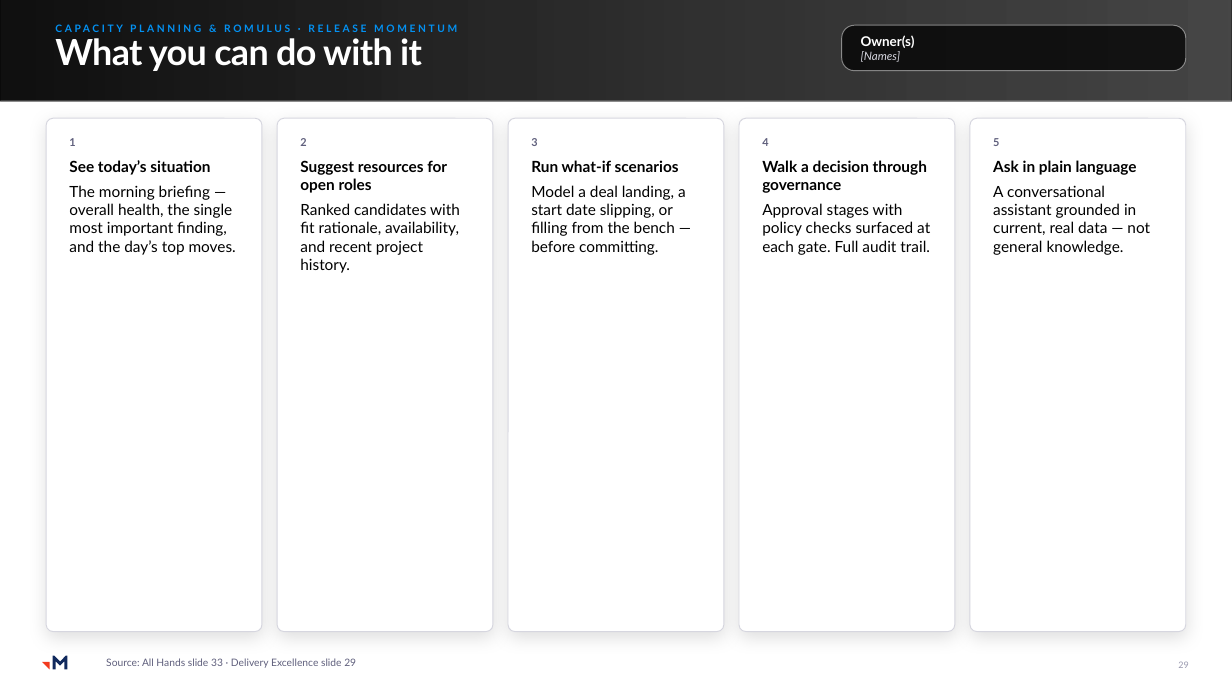
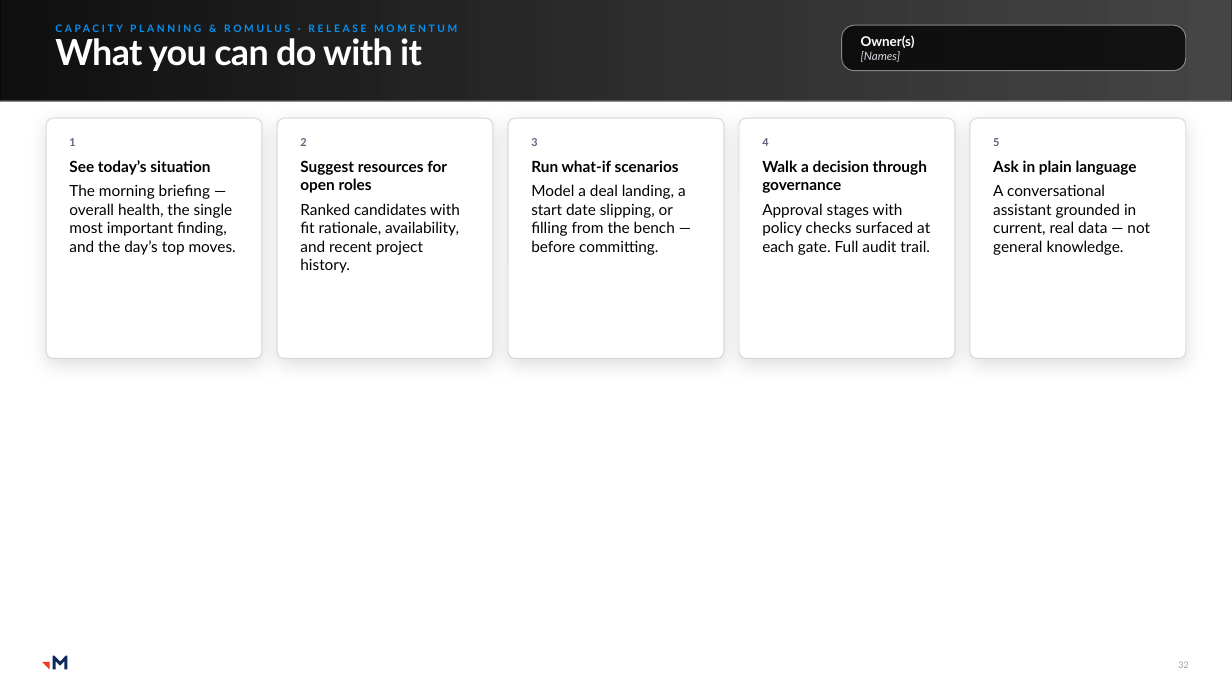
Before and after one commit to RachelHarrisMerkle/BasicMerkle, a slide deck: slide 32 of Priorities_Master.pptx (slide 29 before the commit). Drawn at 1232x693 pixels with LibreOffice and Linux fonts; fonts in the diff are those of the drawing; grey boxes stand for pictures. Boxes give left, top, right and bottom in pixels: in the first picture for what was removed or moved away, otherwise in the second. Text is boxed around its words. In the diff, an @@ line names an element or a change of style, - is before the commit and + after.

```diff
--- a/Priorities_Master.pptx
+++ b/Priorities_Master.pptx
@@ rounded rectangle "1": place and size @@
-rounded rectangle "1" at (46, 118, 262, 632)
+rounded rectangle "1" at (46, 118, 262, 359)
@@ rounded rectangle "2": place and size @@
-rounded rectangle "2" at (277, 118, 494, 632)
+rounded rectangle "2" at (277, 118, 494, 359)
@@ rounded rectangle "3": place and size @@
-rounded rectangle "3" at (508, 118, 725, 632)
+rounded rectangle "3" at (508, 118, 725, 359)
@@ rounded rectangle "4": place and size @@
-rounded rectangle "4" at (739, 118, 956, 632)
+rounded rectangle "4" at (739, 118, 956, 359)
@@ rounded rectangle "5": place and size @@
-rounded rectangle "5" at (970, 118, 1187, 632)
+rounded rectangle "5" at (970, 118, 1187, 359)
@@ text removed at (106, 658, 356, 668) @@
-Source: All Hands slide 33 · Delivery Excellence slide 29
@@ page number at (1178, 661, 1188, 668): text changed @@
-29
+32
```
Also in this commit, not shown: 36 other slides changed, 8 slides added, 1 other file.
